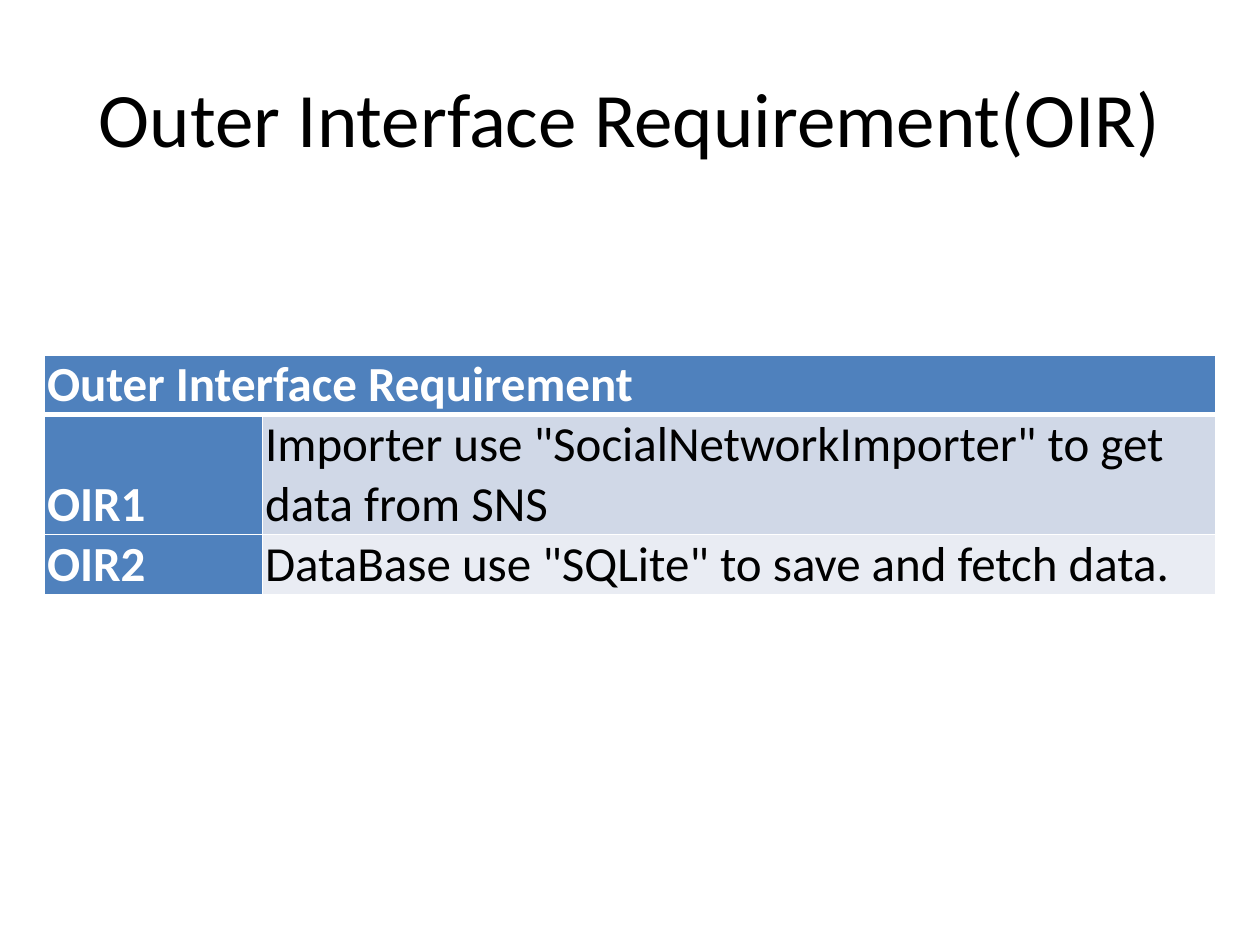
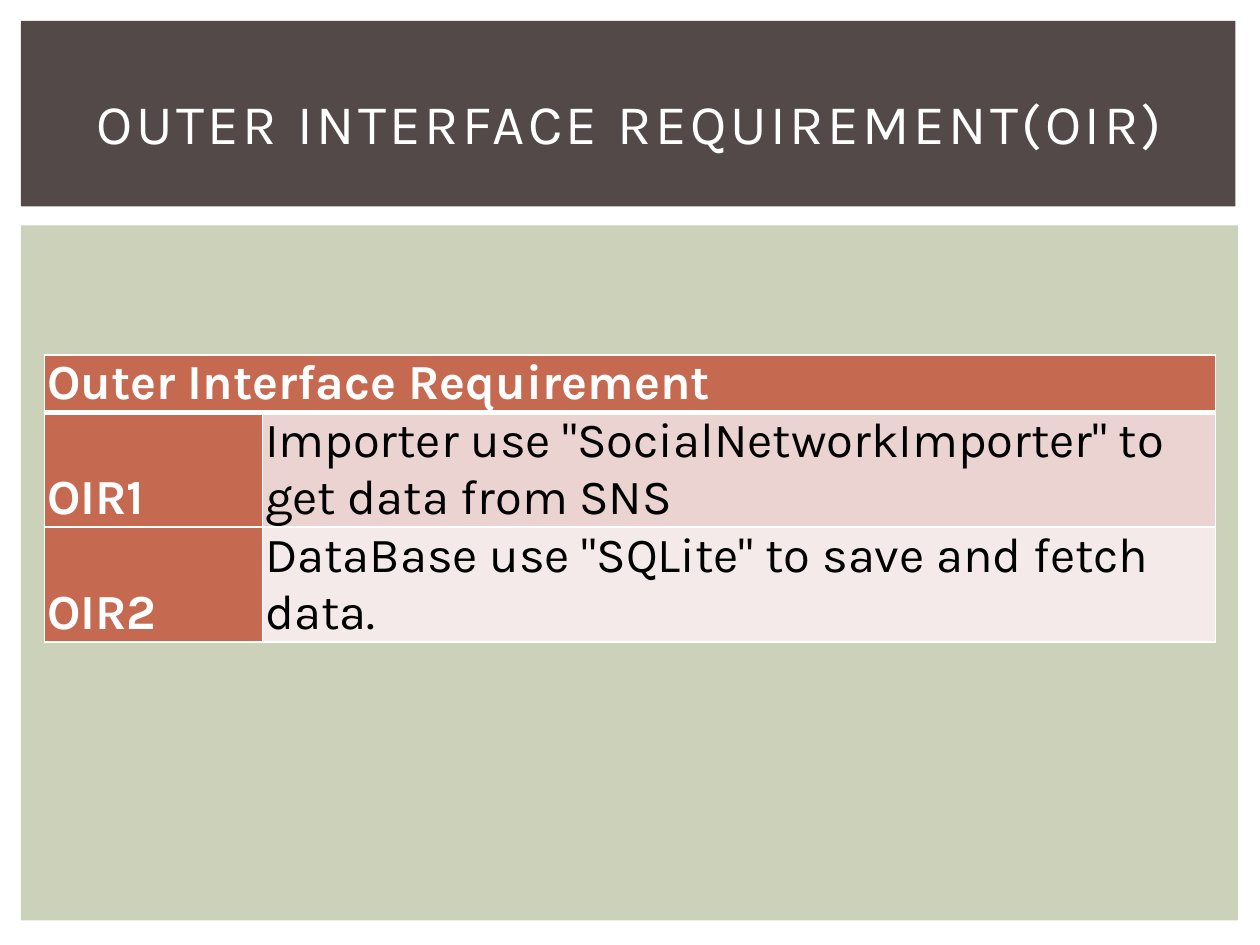
Before and after one commit to 2014-sed-team3/term-project, a slide deck: slide 10 of project/report/report.pptx. Drawn at 1260x945 pixels with LibreOffice and Linux fonts; fonts in the diff are those of the drawing. Boxes give left, top, right and bottom in pixels: in the first picture for what was removed or moved away, otherwise in the second. Text is boxed around its words. In the diff, an @@ line names an element or a change of style, - is before the commit and + after.

Commit message:
Modified report. Still need fixing on class-diagram and requirements

```diff
--- a/project/report/report.pptx
+++ b/project/report/report.pptx
@@ rectangle added at (21, 21, 1236, 207), fill #534949 @@
@@ title at (96, 103, 1162, 154): text changed; size 44 to 32 pt; font Calibri to Karla; text colour #000000 to #FFFFFF @@
-Outer Interface Requirement(OIR)
+OUTER INTERFACE REQUIREMENT(OIR)
@@ rectangle added at (21, 226, 1239, 921), fill #CCD1B9 @@
@@ table at (44, 355, 1215, 649) @@
@@ fill #4F81BD to #C66951 in 3 cells @@
@@ fill #D0D8E8 to #EAD4D0 in row 2, column 2 @@
@@ fill #E9EDF4 to #F5EBE9 in row 3, column 2 @@
@@ font Calibri to Karla @@
```
Also in this commit, not shown: 26 other slides changed, 2 slides added, 2 slides removed, 1 other file.
